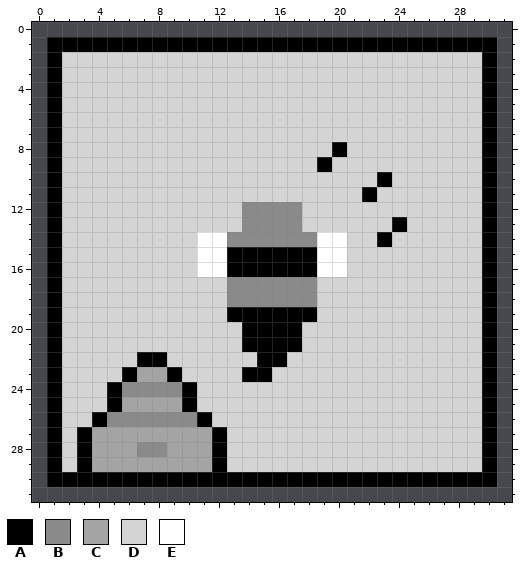
Pixel-art sprite -- CiviliBEEtion.gmx/sprites/images/spr_attack_icon_0.png. The picture above was drawn from the file before the commit.
The file is 32x32 pixels.
Palette (. is transparent): A #000000  B #8a8a8a  C #a4a4a4  D #d4d4d4  E #ffffff
After:
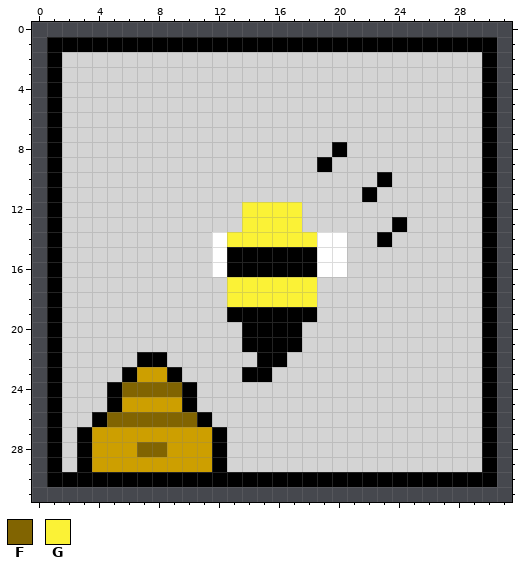
Colours new in this view: F #816401  G #fbf236
What changed:
Colour C changes from #a4a4a4 to #cd9f00.
Colour E gives way to colour D in rows 14 to 16 at x 11.
Colour B gives way to colour F in row 24 at x 6 to 9; in row 26 at x 5 to 10; in row 28 at x 7 to 8.
Colour B gives way to colour G in rows 12 to 13 at x 14 to 17; in row 14 at x 13 to 18; in rows 17 to 18 at x 13 to 18.
Changed places in both pictures, as pixel boxes (x1, y1, x2, y2):
changed: (197, 202, 317, 307)
changed: (92, 367, 212, 472)
